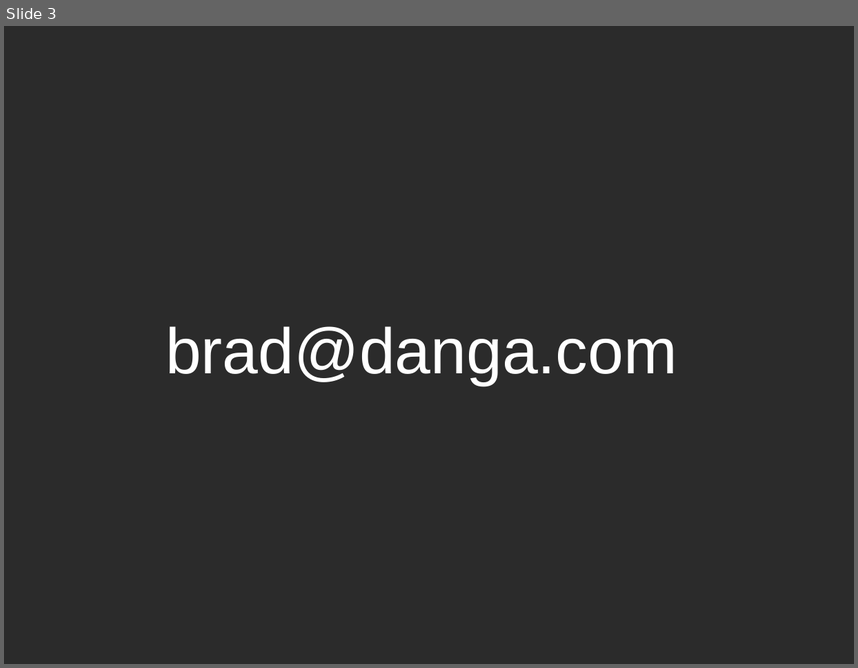
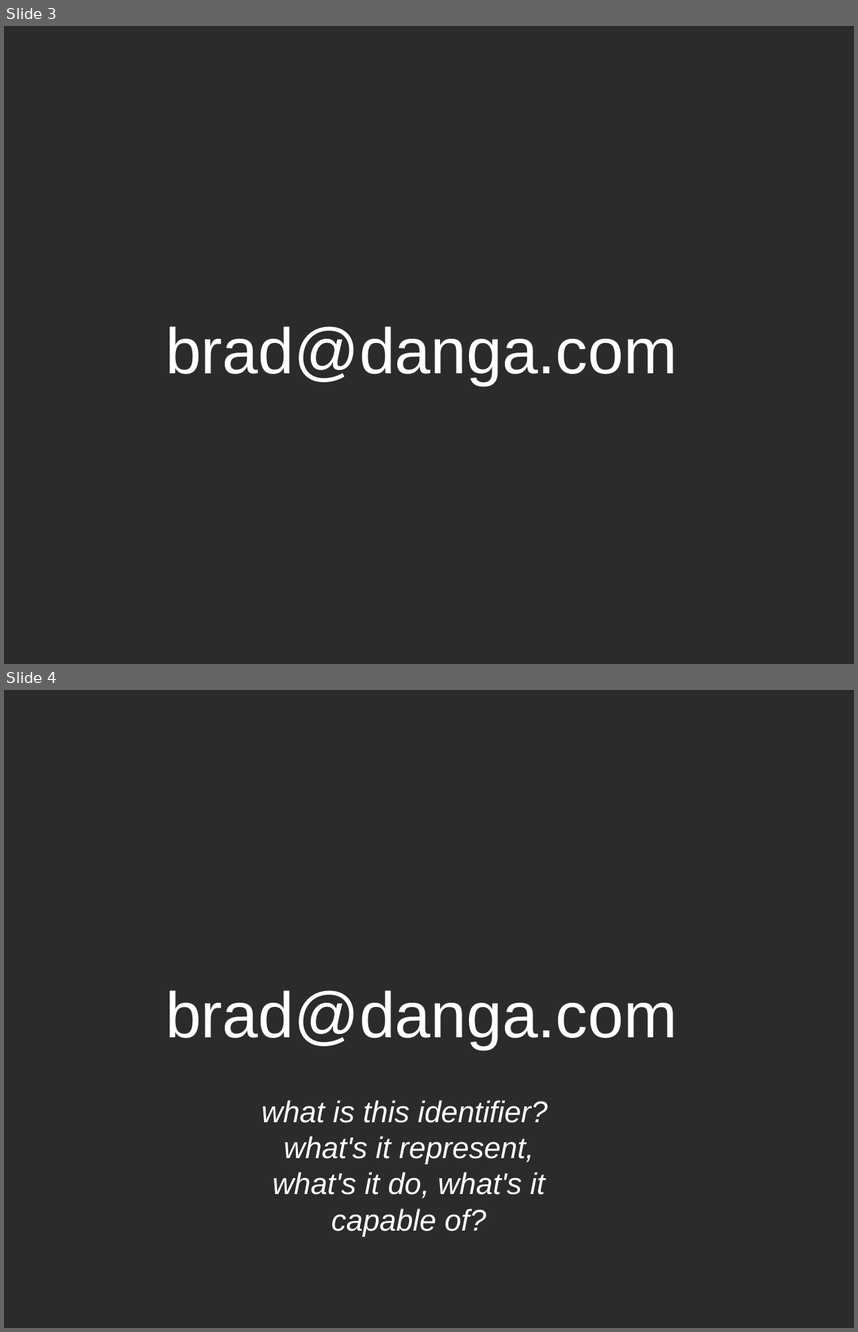
Before and after one commit to bradfitz/talk-gluecon-2010, a slide deck: webfinger.odp. Shown one above the other, each under a label of ours: slide 3 before the commit, slides 3 and 4 after it. The pictures are 858x668 and 858x1332 pixels, drawn with LibreOffice and Linux fonts; fonts in the diff are those of the drawing; background and template pictures are left out; a plain dark background stands for a picture behind light text. Boxes give left, top, right and bottom in pixels: in the first picture for what was removed or moved away, otherwise in the second. Text is boxed around its words. In the diff, an @@ line names an element or a change of style, - is before the commit and + after.

```diff
--- a/webfinger.odp
+++ b/webfinger.odp
@@ slide 4 added at (4, 690, 854, 1328), background picture (left out) @@
@@ subtitle added at (165, 990, 677, 1049), 60 pt, text #FFFFFF @@
+brad@danga.com
@@ text added at (261, 1100, 548, 1236), 28 pt, text #FFFFFF, italic @@
+what is this identifier? what's it represent, what's it do, what's it capable of?
```
Also in this commit, not shown: 29 other slides added, 1 other file.
